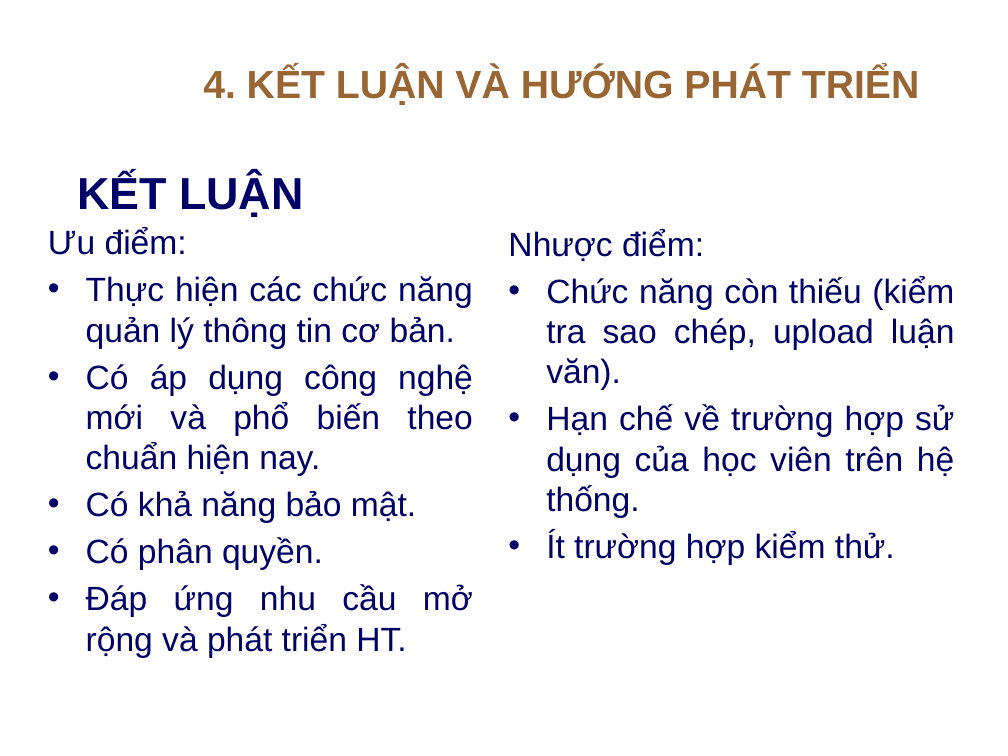
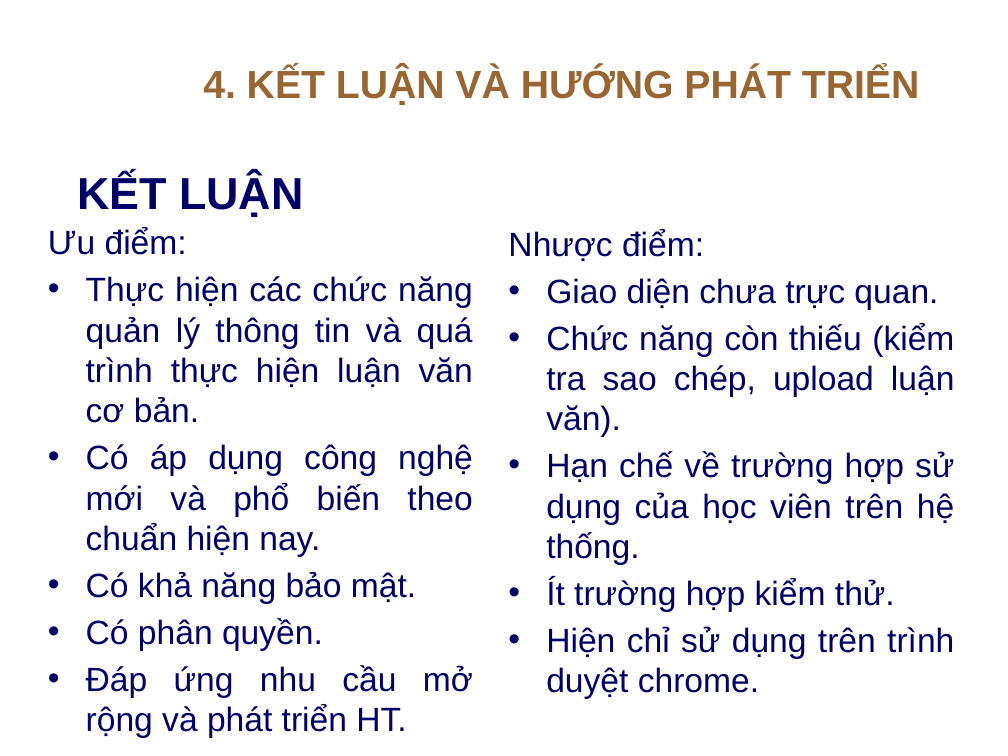
Before and after one commit to nhgiang196/luanvan, a slide deck: slide 16 of maubaocaolv.pptx. Drawn at 1008x756 pixels with LibreOffice and Linux fonts; fonts in the diff are those of the drawing; background and template pictures are left out. Boxes give left, top, right and bottom in pixels: in the first picture for what was removed or moved away, otherwise in the second. Text is boxed around its words. In the diff, an @@ line names an element or a change of style, - is before the commit and + after.

Commit message:
COMMIT CHỈNH SỬA CUỐI CÙNG. HOÀN THÀNH LUẬN VĂN

```diff
--- a/maubaocaolv.pptx
+++ b/maubaocaolv.pptx
@@ text at <box>86,276,473,423</box>: text changed @@
-• Thực hiện các chức năng quản lý thông tin cơ bản.
+• Thực hiện các chức năng quản lý thông tin và quá trình thực hiện luận văn cơ bản.
@@ text at <box>546,278,938,310</box>: paragraph added @@
+• Giao diện chưa trực quan.
@@ text at <box>546,626,954,699</box>: paragraph added @@
+• Hiện chỉ sử dụng trên trình duyệt chrome.
```
Also in this commit, not shown: 11 other slides changed, 2 slides removed, 1 other file.
